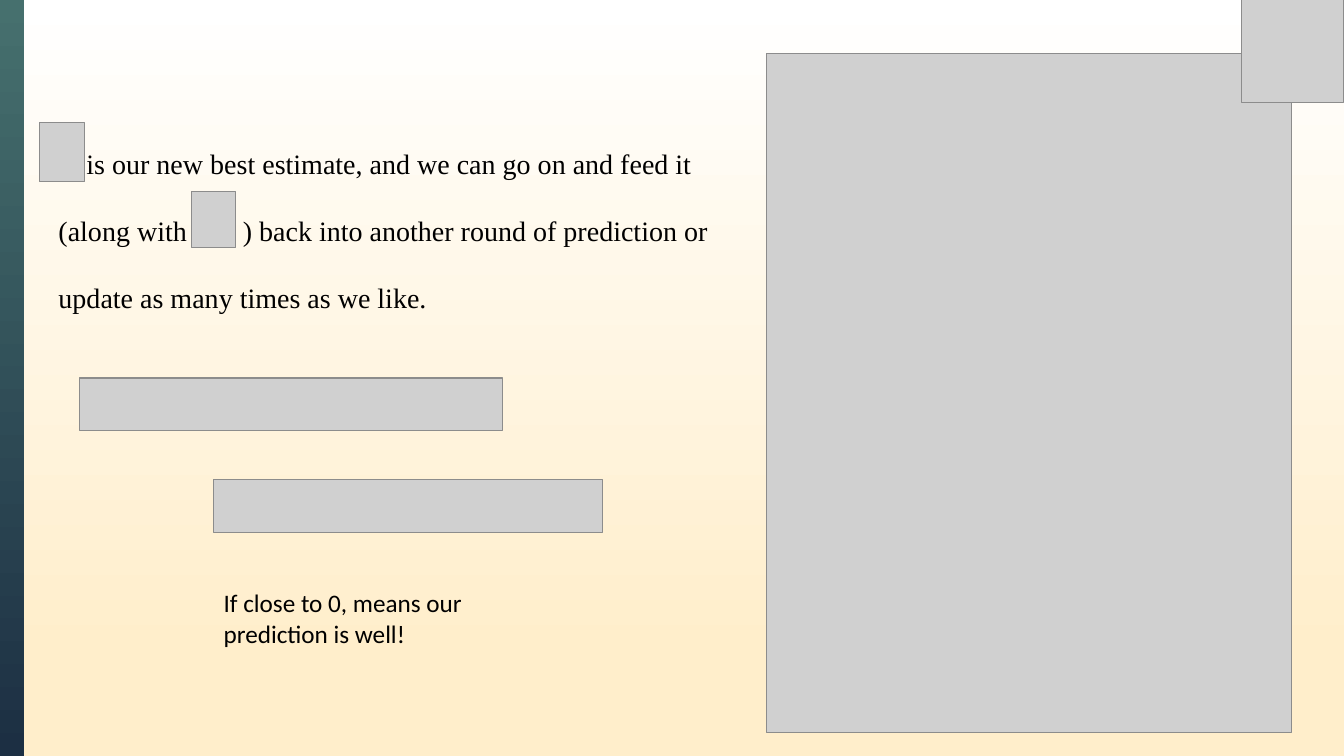
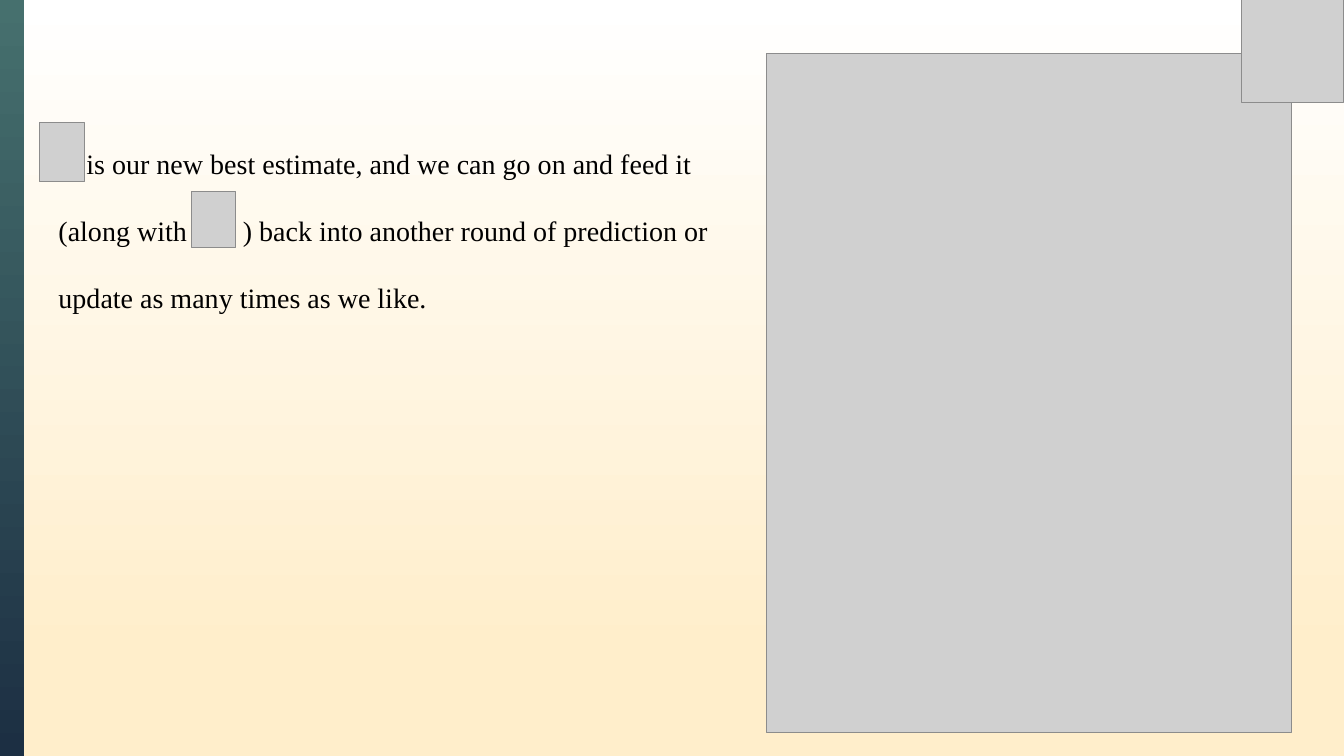
Before and after one commit to XiongWT1024/self-study-2024, a slide deck: slide 23 of Kalman Filter/Kalman Filters.pptx (slide 21 before the commit). Drawn at 1344x756 pixels with LibreOffice and Linux fonts; fonts in the diff are those of the drawing; grey boxes stand for pictures. Boxes give left, top, right and bottom in pixels: in the first picture for what was removed or moved away, otherwise in the second. Text is boxed around its words. In the diff, an @@ line names an element or a change of style, - is before the commit and + after.

```diff
--- a/Kalman Filter/Kalman Filters.pptx
+++ b/Kalman Filter/Kalman Filters.pptx
@@ picture removed at <box>80,378,503,431</box> @@
@@ picture removed at <box>214,480,602,532</box> @@
@@ text removed at <box>224,594,461,647</box> @@
-If close to 0, means our prediction is well!
```
Also in this commit, not shown: 9 other slides changed, 3 slides added.
